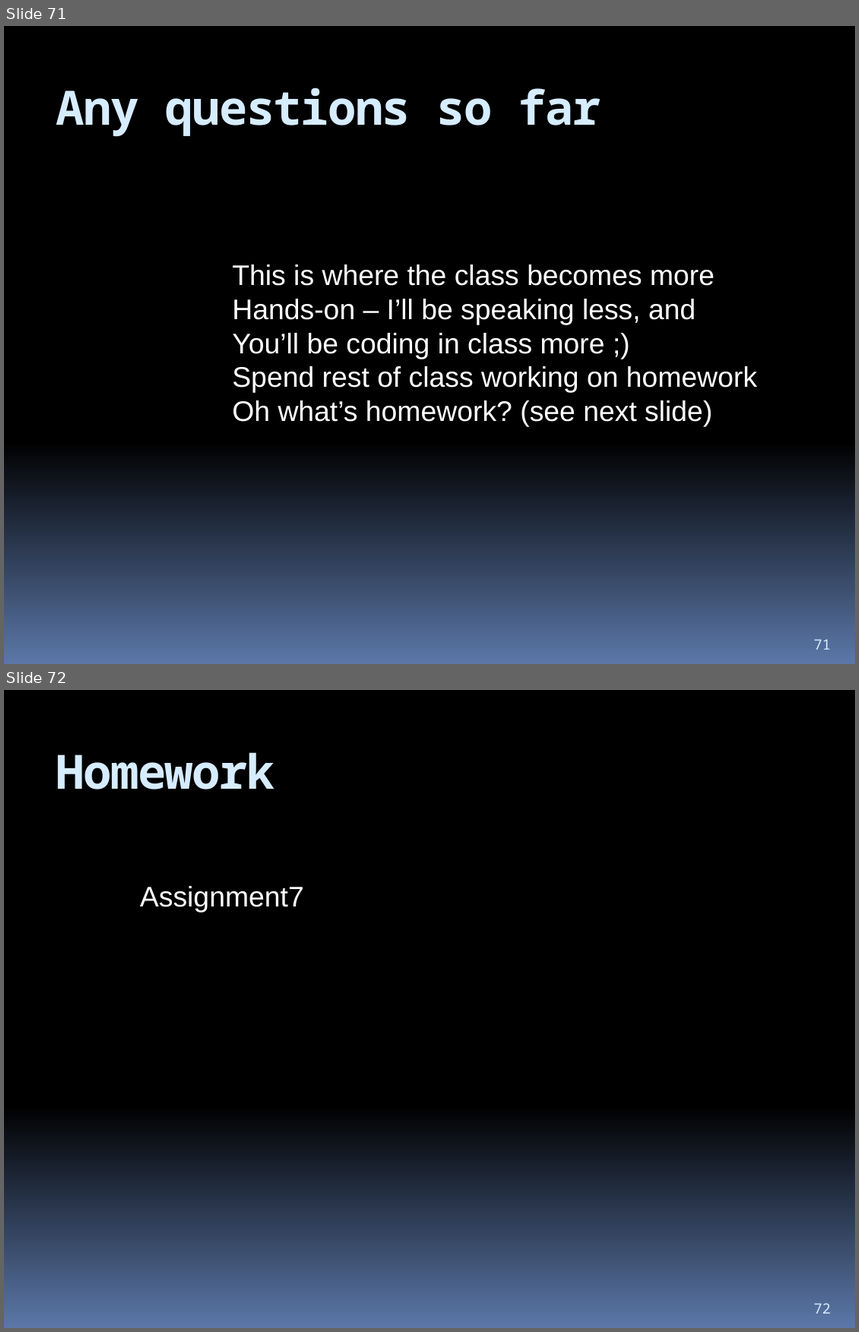
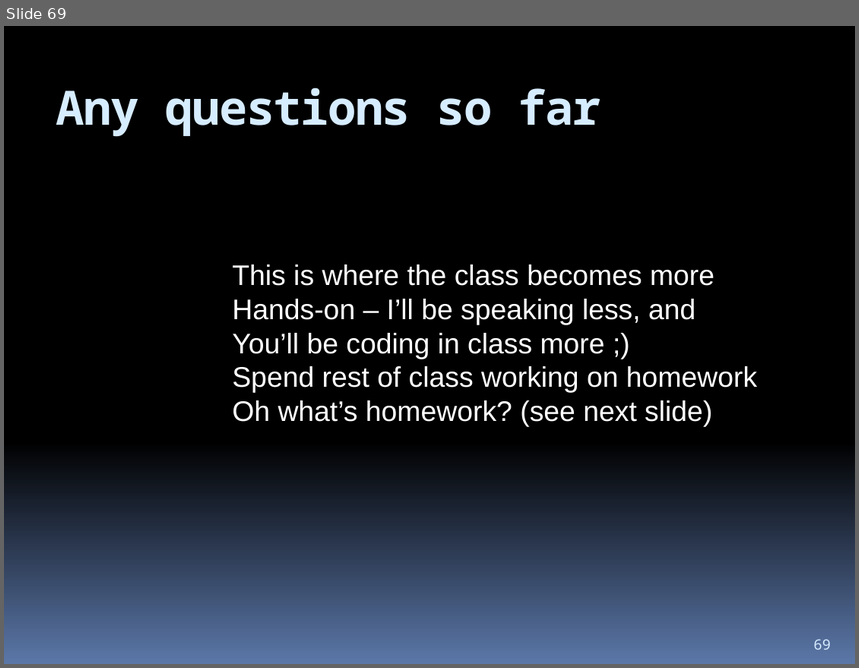
Before and after one commit to hchan/comp2613, a slide deck: coursePresentation.pptx. Shown one above the other, each under a label of ours: slides 71 and 72 before the commit, slide 69 after it. The pictures are 859x1332 and 859x668 pixels, drawn with LibreOffice and Linux fonts; fonts in the diff are those of the drawing. Boxes give left, top, right and bottom in pixels: in the first picture for what was removed or moved away, otherwise in the second. Text is boxed around its words. In the diff, an @@ line names an element or a change of style, - is before the commit and + after.

```diff
--- a/coursePresentation.pptx
+++ b/coursePresentation.pptx
@@ slide 72 removed at (4, 690, 855, 1328), background gradient #000000 to #5B77A8 @@
@@ title removed at (56, 752, 275, 790) @@
-Homework
@@ text removed at (140, 886, 304, 913) @@
-Assignment7
@@ page number removed at (814, 1303, 831, 1314) @@
-72
@@ what was slide 71 is now slide 69 @@
@@ page number at (814, 639, 831, 650): text changed @@
-71
+69
```
Also in this commit, not shown: 5 slides changed, 6 slides added, 1 other file.
